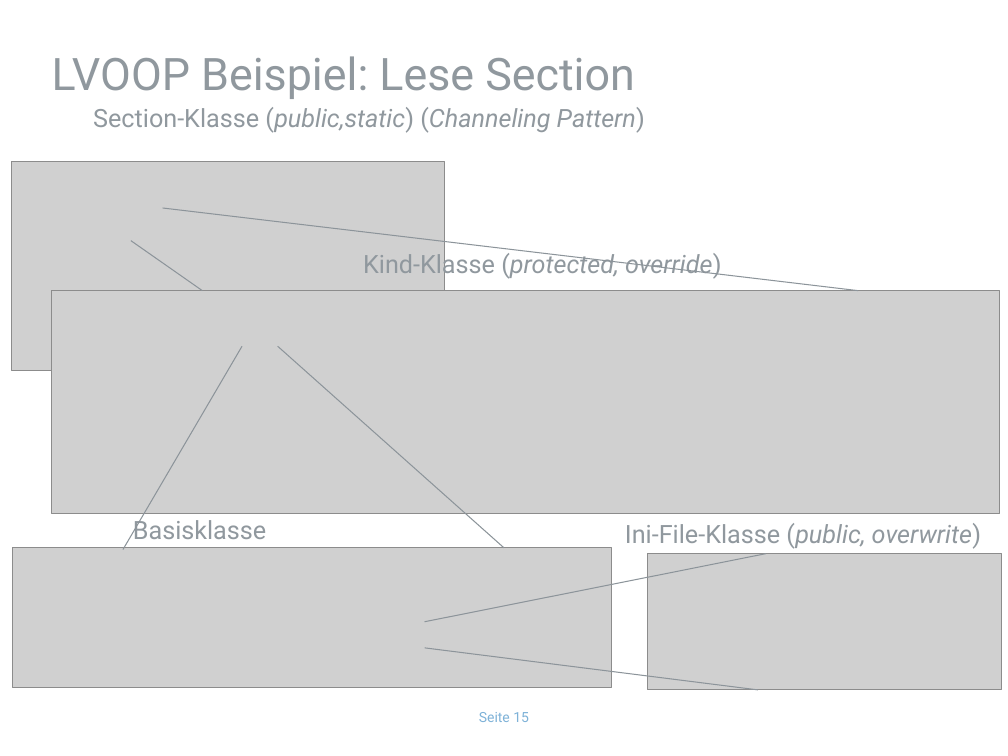
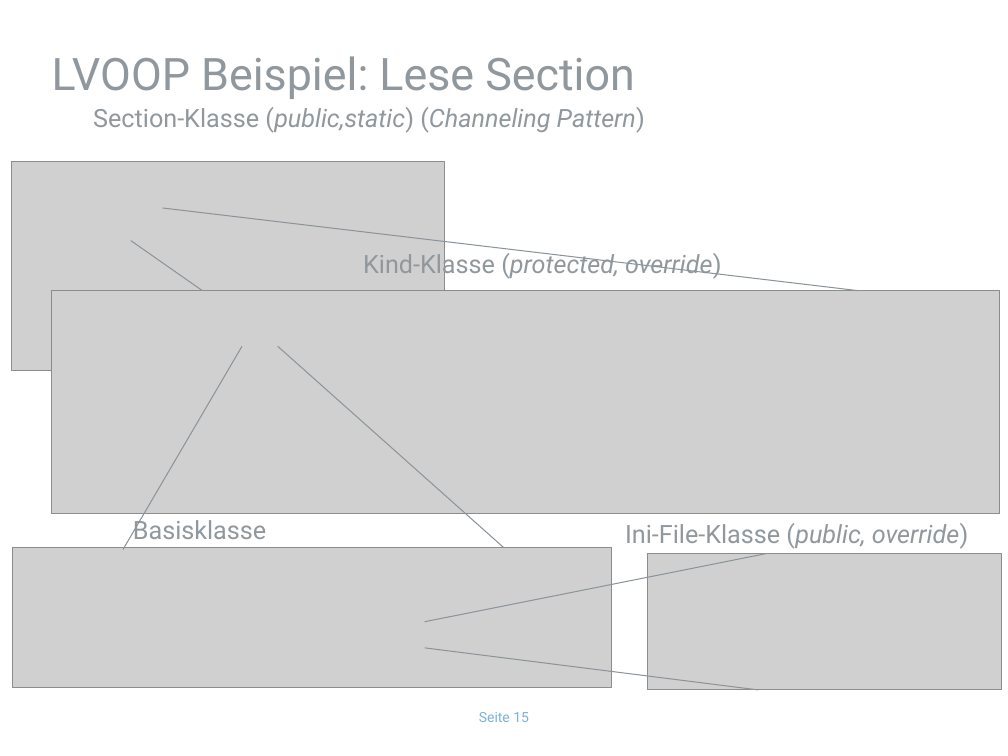
Before and after one commit to HB-GSI/VIP2012, a slide deck: slide 15 of Docs/LVOOP_vip2012.pptx. Drawn at 1008x756 pixels with LibreOffice and Linux fonts; fonts in the diff are those of the drawing; grey boxes stand for pictures; background and template pictures are left out. Boxes give left, top, right and bottom in pixels: in the first picture for what was removed or moved away, otherwise in the second. Text is boxed around its words. In the diff, an @@ line names an element or a change of style, - is before the commit and + after.

Commit message:
Correct typo overwrite -> override

```diff
--- a/Docs/LVOOP_vip2012.pptx
+++ b/Docs/LVOOP_vip2012.pptx
@@ text at bbox=[625, 523, 969, 549]: text changed @@
-Ini-File-Klasse (public, overwrite)
+Ini-File-Klasse (public, override)
```
Also in this commit, not shown: 1 other slide changed, 3 other files.
